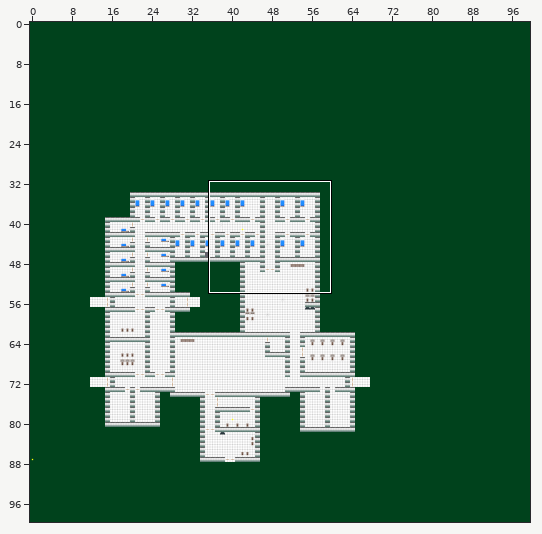
Tiled map, stored at ALPHA TEX/world5beta2.tmx. Above, an overview of the earlier version with the close-up marked.
Close-up. The starting point:
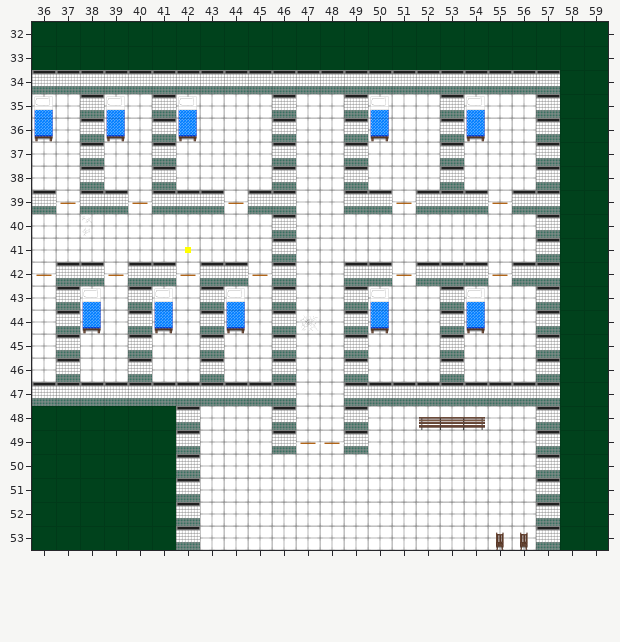
Cells are 64x64 px. Shown: x 36..59, y 32..53. The commit also changed other parts of the map, which this record leaves out.
After the commit:
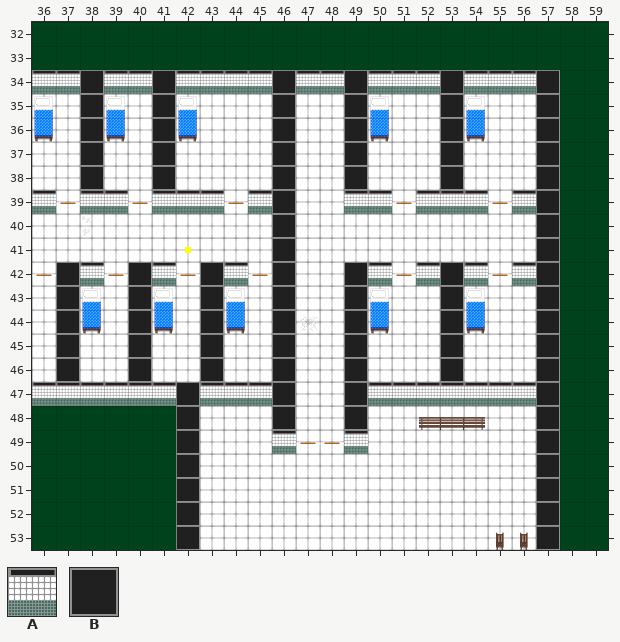
Key: from "floor_wall_sheet": A 5, B 6.
_ is an empty cell.
Diff:
{"where": "layer \"väggar\""}
{"y":34,"x":38,"old":"A","new":"B"}
{"y":34,"x":41,"old":"A","new":"B"}
{"y":34,"x":46,"old":"A","new":"B"}
{"y":34,"x":49,"old":"A","new":"B"}
{"y":34,"x":53,"old":"A","new":"B"}
{"y":34,"x":57,"old":"A","new":"B"}
{"y":35,"x":38,"old":"A","new":"B"}
{"y":35,"x":41,"old":"A","new":"B"}
{"y":35,"x":46,"old":"A","new":"B"}
{"y":35,"x":49,"old":"A","new":"B"}
{"y":35,"x":53,"old":"A","new":"B"}
{"y":35,"x":57,"old":"A","new":"B"}
{"y":36,"x":38,"old":"A","new":"B"}
{"y":36,"x":41,"old":"A","new":"B"}
{"y":36,"x":46,"old":"A","new":"B"}
{"y":36,"x":49,"old":"A","new":"B"}
{"y":36,"x":53,"old":"A","new":"B"}
{"y":36,"x":57,"old":"A","new":"B"}
{"y":37,"x":38,"old":"A","new":"B"}
{"y":37,"x":41,"old":"A","new":"B"}
{"y":37,"x":46,"old":"A","new":"B"}
{"y":37,"x":49,"old":"A","new":"B"}
{"y":37,"x":53,"old":"A","new":"B"}
{"y":37,"x":57,"old":"A","new":"B"}
{"y":38,"x":38,"old":"A","new":"B"}
{"y":38,"x":41,"old":"A","new":"B"}
{"y":38,"x":46,"old":"A","new":"B"}
{"y":38,"x":49,"old":"A","new":"B"}
{"y":38,"x":53,"old":"A","new":"B"}
{"y":38,"x":57,"old":"A","new":"B"}
{"y":39,"x":46,"old":"A","new":"B"}
{"y":39,"x":57,"old":"A","new":"B"}
{"y":40,"x":46,"old":"A","new":"B"}
{"y":40,"x":57,"old":"A","new":"B"}
{"y":41,"x":46,"old":"A","new":"B"}
{"y":41,"x":57,"old":"A","new":"B"}
{"y":42,"x":37,"old":"A","new":"B"}
{"y":42,"x":40,"old":"A","new":"B"}
{"y":42,"x":43,"old":"A","new":"B"}
{"y":42,"x":46,"old":"A","new":"B"}
{"y":42,"x":49,"old":"A","new":"B"}
{"y":42,"x":53,"old":"A","new":"B"}
{"y":42,"x":57,"old":"A","new":"B"}
{"y":43,"x":37,"old":"A","new":"B"}
{"y":43,"x":40,"old":"A","new":"B"}
{"y":43,"x":43,"old":"A","new":"B"}
{"y":43,"x":46,"old":"A","new":"B"}
{"y":43,"x":49,"old":"A","new":"B"}
{"y":43,"x":53,"old":"A","new":"B"}
{"y":43,"x":57,"old":"A","new":"B"}
{"y":44,"x":37,"old":"A","new":"B"}
{"y":44,"x":40,"old":"A","new":"B"}
{"y":44,"x":43,"old":"A","new":"B"}
{"y":44,"x":46,"old":"A","new":"B"}
{"y":44,"x":49,"old":"A","new":"B"}
{"y":44,"x":53,"old":"A","new":"B"}
{"y":44,"x":57,"old":"A","new":"B"}
{"y":45,"x":37,"old":"A","new":"B"}
{"y":45,"x":40,"old":"A","new":"B"}
{"y":45,"x":43,"old":"A","new":"B"}
{"y":45,"x":46,"old":"A","new":"B"}
{"y":45,"x":49,"old":"A","new":"B"}
{"y":45,"x":53,"old":"A","new":"B"}
{"y":45,"x":57,"old":"A","new":"B"}
{"y":46,"x":37,"old":"A","new":"B"}
{"y":46,"x":40,"old":"A","new":"B"}
{"y":46,"x":43,"old":"A","new":"B"}
{"y":46,"x":46,"old":"A","new":"B"}
{"y":46,"x":49,"old":"A","new":"B"}
{"y":46,"x":53,"old":"A","new":"B"}
{"y":46,"x":57,"old":"A","new":"B"}
{"y":47,"x":42,"old":"A","new":"B"}
{"y":47,"x":46,"old":"A","new":"B"}
{"y":47,"x":49,"old":"A","new":"B"}
{"y":47,"x":57,"old":"A","new":"B"}
{"y":48,"x":42,"old":"A","new":"B"}
{"y":48,"x":46,"old":"A","new":"B"}
{"y":48,"x":49,"old":"A","new":"B"}
{"y":48,"x":57,"old":"A","new":"B"}
{"y":49,"x":42,"old":"A","new":"B"}
{"y":49,"x":57,"old":"A","new":"B"}
{"y":50,"x":42,"old":"A","new":"B"}
{"y":50,"x":57,"old":"A","new":"B"}
{"y":51,"x":42,"old":"A","new":"B"}
{"y":51,"x":57,"old":"A","new":"B"}
{"y":52,"x":42,"old":"A","new":"B"}
{"y":52,"x":57,"old":"A","new":"B"}
{"y":53,"x":42,"old":"A","new":"B"}
{"y":53,"x":57,"old":"A","new":"B"}
